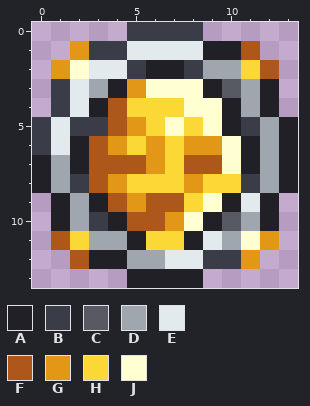
Edited in one commit: pixel-art sprite (Items/Accessories/ManifestedWillEmblem.png). The picture above was drawn from the file before the commit.
The file is 28x28 pixels, drawn in blocks of 2x2; one block is one cell here.
Palette (. is transparent): A #202026  B #3a3c47  C #575963  D #9fa6ad  E #e3eaed  F #ad571a  G #e29816  H #fcd837  J #ffffd1
Pixels before, first column x 0:
 0 .....BBBB.....
 1 ..GBBEEEEAAF..
 2 .GJEEBAABDDHF.
 3 .BEDAGJJJACDA.
 4 .BEAFHHHJJADA.
 5 BEBBFGHJHJABDA
 6 BEAFGHGHGGJADA
 7 ADAFFFGHFFJADA
 8 ADBFGHHHGHHBDA
 9 .ADAFGFFHJAEA.
10 .ADBAFFGJACDA.
11 .FHDDAHHAEDJG.
12 ..FAADDEEBBG..
13 .....AAAA.....
Now the later version:
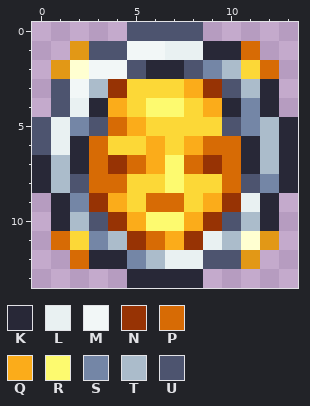
Colours new in this view: K #282837  L #e9f1f2  M #f2f7f7  N #973304  P #d76b05  Q #fbac1a  R #fdfa6f  S #7486a6  T #abbccb  U #4d546f
From old to new:
Changed rows in their new state; - is an unchanged pixel.
first column x 0:
 0 -----UUUU-----
 1 ---UUMMLLKKP--
 2 ---MMUKKUST-P-
 3 -UMTNHHHQNUTK-
 4 -ULKQ-RRHQKSK-
 5 ULSUPQ-H-HUSTK
 6 ULKPH-Q-QPPKTK
 7 KTKPNPQRPNPKTK
 8 KTUPP--RH-PUSK
 9 -KSNQHPP-QNLK-
10 -KTUNQRRQNUTK-
11 -P-STNPQNLT---
12 --PKKSTLLUU---
13 -----KKKK-----
